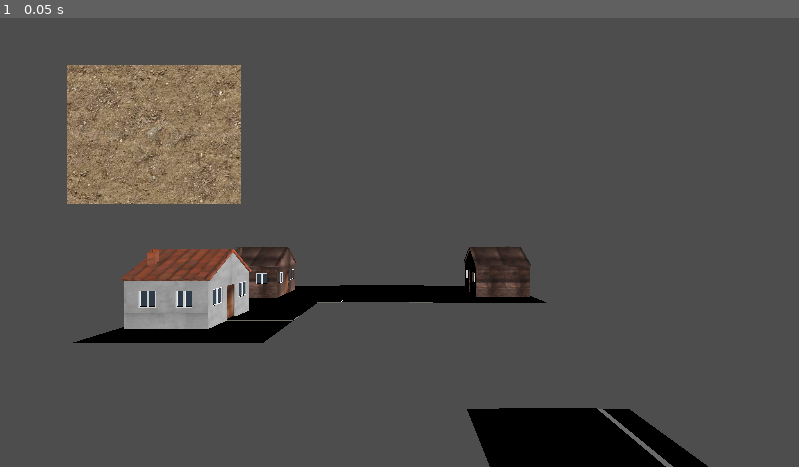
Above: before the commit, frame 1.
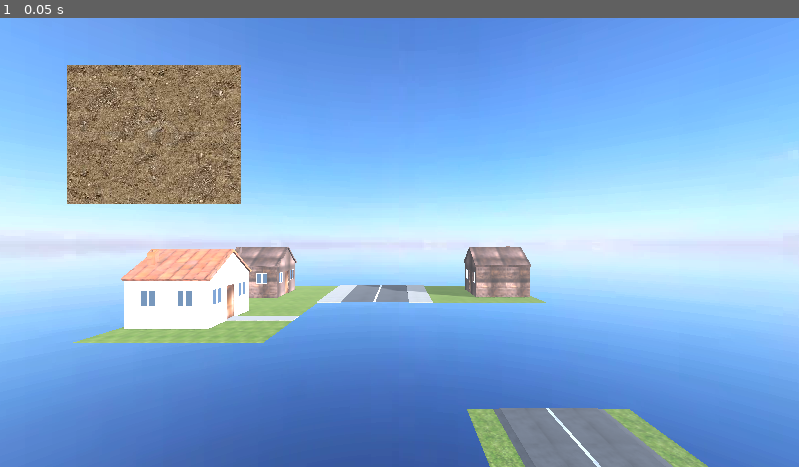
Above: after the commit, the same moment.

Repository: JakubOlejnik2007/Klimatopolis
Game: Godot game, scene res://main.tscn
Two runs of this game, one before a commit and one after it. Both use one fixed random seed, a clock stepped at 60 frames per second and the inputs below.
Inputs:
- Up to frame 1 (0.05 s): no input

The runs differ from the first frame. In frame 1, 94% of the frame differs, in the area x 0-100%, y 0-100%.

Commit message:
add g r a p h i c s

Diff:
--- a/main.tscn
+++ b/main.tscn
@@ -1,15 +1,42 @@
-[gd_scene load_steps=8 format=3 uid="uid://dti4ug7vraxhs"]
+[gd_scene load_steps=12 format=3 uid="uid://dti4ug7vraxhs"]
 
-[ext_resource type="PackedScene" uid="uid://jwgeeyijajcn" path="res://house1.fbx" id="1_km5l0"]
-[ext_resource type="PackedScene" uid="uid://b2eypxsobojwq" path="res://house2.fbx" id="3_04eca"]
+[ext_resource type="PackedScene" uid="uid://jwgeeyijajcn" path="res://models/house1.fbx" id="1_km5l0"]
+[ext_resource type="PackedScene" uid="uid://b2eypxsobojwq" path="res://models/house2.fbx" id="3_04eca"]
 [ext_resource type="Shader" path="res://ground.gdshader" id="3_hfehs"]
-[ext_resource type="Texture2D" uid="uid://clstbfhs0gcei" path="res://ground.png" id="4_orl45"]
-[ext_resource type="PackedScene" uid="uid://bw4tj28a5t1a6" path="res://road1.fbx" id="5_c6nle"]
-[ext_resource type="PackedScene" uid="uid://ejbghach522n" path="res://road2.fbx" id="6_abcer"]
+[ext_resource type="Texture2D" uid="uid://clstbfhs0gcei" path="res://textures/ground.png" id="4_orl45"]
+[ext_resource type="PackedScene" uid="uid://bw4tj28a5t1a6" path="res://models/road1.fbx" id="5_c6nle"]
+[ext_resource type="PackedScene" uid="uid://ejbghach522n" path="res://models/road2.fbx" id="6_abcer"]
+[ext_resource type="Texture2D" uid="uid://dchqd87rjhcgq" path="res://sky1.png" id="7_w5c0n"]
 
 [sub_resource type="ShaderMaterial" id="ShaderMaterial_voco2"]
 shader = ExtResource("3_hfehs")
 shader_parameter/ground = ExtResource("4_orl45")
+
+[sub_resource type="PanoramaSkyMaterial" id="PanoramaSkyMaterial_2tr2r"]
+panorama = ExtResource("7_w5c0n")
+filter = false
+
+[sub_resource type="Sky" id="Sky_lypet"]
+sky_material = SubResource("PanoramaSkyMaterial_2tr2r")
+
+[sub_resource type="Environment" id="Environment_3cury"]
+background_mode = 2
+background_color = Color(0.135617, 0.135617, 0.135617, 1)
+background_energy_multiplier = 1.21
+sky = SubResource("Sky_lypet")
+ssao_enabled = true
+ssao_radius = 0.78
+ssao_intensity = 13.7
+ssao_detail = 0.15
+ssao_horizon = 0.22
+ssao_sharpness = 0.93
+glow_intensity = 0.24
+glow_bloom = 1.0
+fog_enabled = true
+fog_light_color = Color(0.634969, 0.666792, 0.716795, 1)
+fog_sun_scatter = 0.12
+fog_density = 0.0197
+fog_sky_affect = 0.085
 
 [node name="Node3D" type="Node3D"]
 
@@ -25,9 +52,6 @@
 [node name="Camera3D" type="Camera3D" parent="."]
 transform = Transform3D(1, 0, 0, 0, 0.963818, 0, 0, 0, 1.10379, 3.42684, 1.04279, 7.05312)
 
-[node name="DirectionalLight3D" type="DirectionalLight3D" parent="Camera3D"]
-transform = Transform3D(0.588999, 0, 0.808134, 0, 1, 0, -0.808134, 0, 0.588999, 3.54868, 23.2946, 0.026104)
-
 [node name="Ground" type="Sprite2D" parent="."]
 material = SubResource("ShaderMaterial_voco2")
 position = Vector2(222, 168)
@@ -38,3 +62,16 @@
 
 [node name="road2" parent="." instance=ExtResource("6_abcer")]
 transform = Transform3D(1, 0, 0, 0, 1, 0, 0, 0, 1, 1, 1, 3)
+
+[node name="WorldEnvironment" type="WorldEnvironment" parent="."]
+environment = SubResource("Environment_3cury")
+
+[node name="DirectionalLight3D" type="DirectionalLight3D" parent="."]
+transform = Transform3D(0.219576, -0.446521, 0.867413, 0.488435, 0.819972, 0.298458, -0.844522, 0.35814, 0.398143, 0, 0, 7.079)
+light_energy = 1.757
+light_indirect_energy = 16.0
+light_bake_mode = 1
+shadow_enabled = true
+shadow_bias = 0.0
+shadow_opacity = 0.68
+shadow_blur = 1.757
--- /dev/null
+++ b/materials/road.tres
@@ -0,0 +1,7 @@
+[gd_resource type="StandardMaterial3D" load_steps=2 format=3 uid="uid://c0ouk0tyfaqhb"]
+
+[ext_resource type="Texture2D" uid="uid://bk8kwaak4pgsn" path="res://textures/concrete.png" id="1_hy5fd"]
+
+[resource]
+albedo_color = Color(0.366595, 0.366595, 0.366595, 1)
+albedo_texture = ExtResource("1_hy5fd")
--- a/project.godot
+++ b/project.godot
@@ -14,3 +14,7 @@
 run/main_scene="res://main.tscn"
 config/features=PackedStringArray("4.3", "Forward Plus")
 config/icon="res://icon.svg"
+
+[rendering]
+
+textures/canvas_textures/default_texture_filter=0
Renamed: house1.fbx -> models/house1.fbx
Not shown, changed: models/house1.fbx.import
Renamed: house2.fbx -> models/house2.fbx
Not shown, changed: models/house2.fbx.import
Renamed: road1.fbx -> models/road1.fbx
Not shown, changed: models/road1.fbx.import
Renamed: road2.fbx -> models/road2.fbx
Not shown, changed: models/road2.fbx.import
Binary file added: sky1.png
Not shown, changed: sky1.png.import
Renamed: concrete.png -> textures/concrete.png
Not shown, changed: textures/concrete.png.import
(and 16 more such lines)
